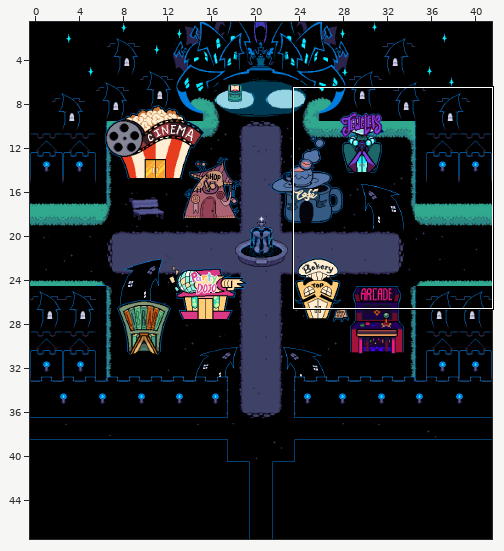
Tiled map, stored at scripts/world/maps/castletown/main2/main2.tmx. Above: a wide view before the commit, with the close-up outlined.
Close-up. Earlier state:
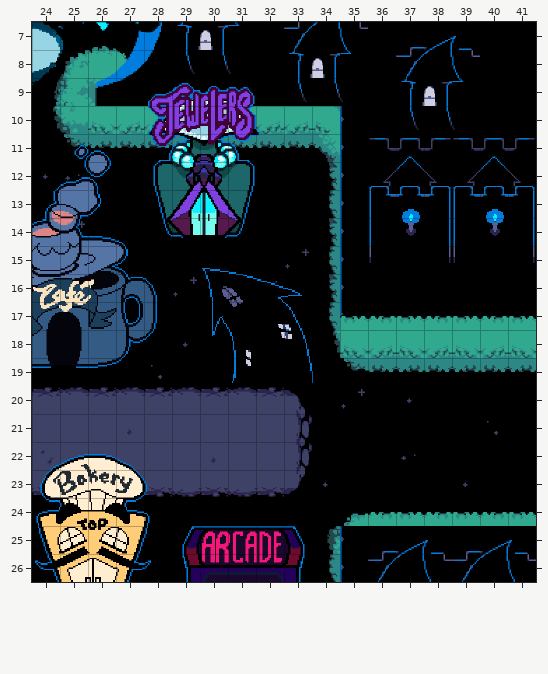
Cells are 40x40 px. Shown: x 24..41, y 7..26. The commit also changed other parts of the map, which this record leaves out.
The same view after the edit:
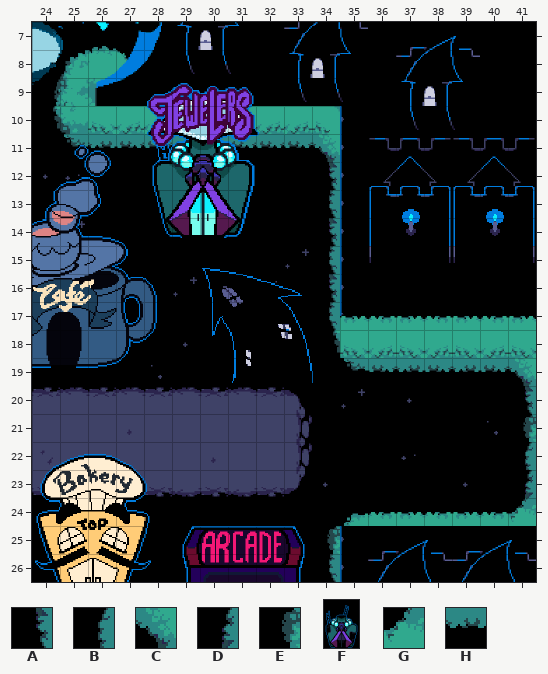
Key: from "castle_town": A 180, B 193 flipped up-down, C 225, D 238 flipped up-down, E 252; from "castle_town_bg": F 75 "jewel_shop_wip"; from "castle_town_expanded": G 96, H 105.
_ is an empty cell, . an unchanged one.
Objects are placed by their top-left corner, in cells (3,4 is the top-left corner of cell 3,4); size is 1x1 cell unless given.
What changed:
--- layer "tiles_upper"
@@ x 41..41 @@
-19 H
-20 _
-21 _
-22 _
-23 _
-24 _
+19 C
+20 A
+21 E
+22 B
+23 D
+24 G
--- layer "objects"
+F "jewel_shop_wip" at 28.1,9.2 size 4x5.5
Boxes around the changes in both close-ups, in picture pixels (x1, y1, x2, y2):
added: (148, 83, 260, 238)
changed: (508, 358, 536, 522)
